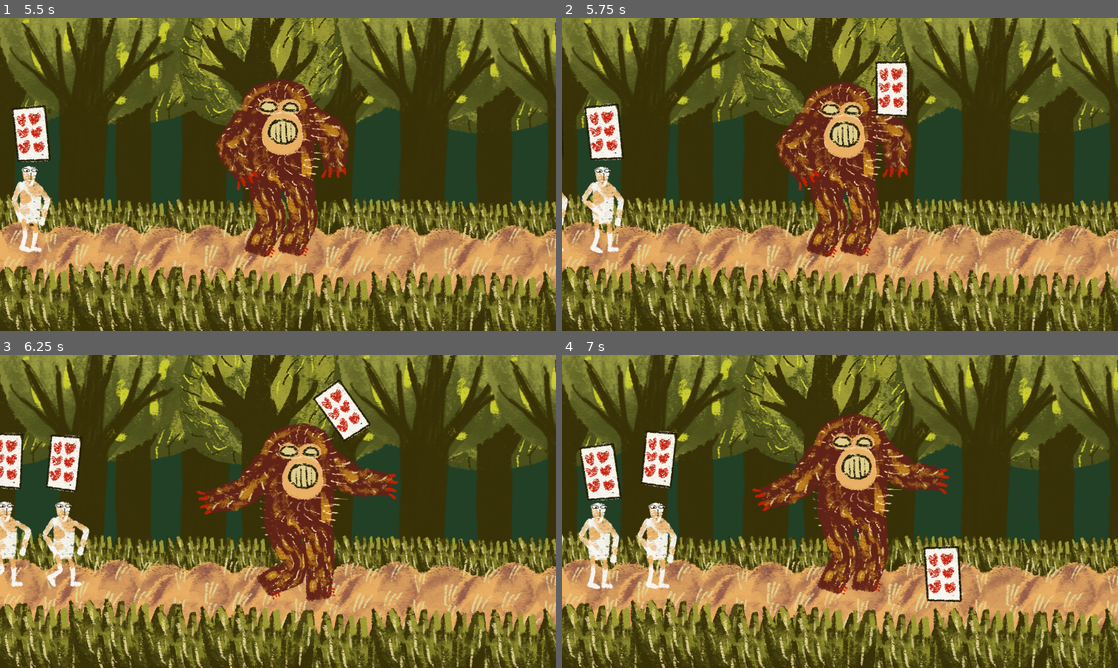
Above: before the commit, frames 1-4 (two rows, left to right).
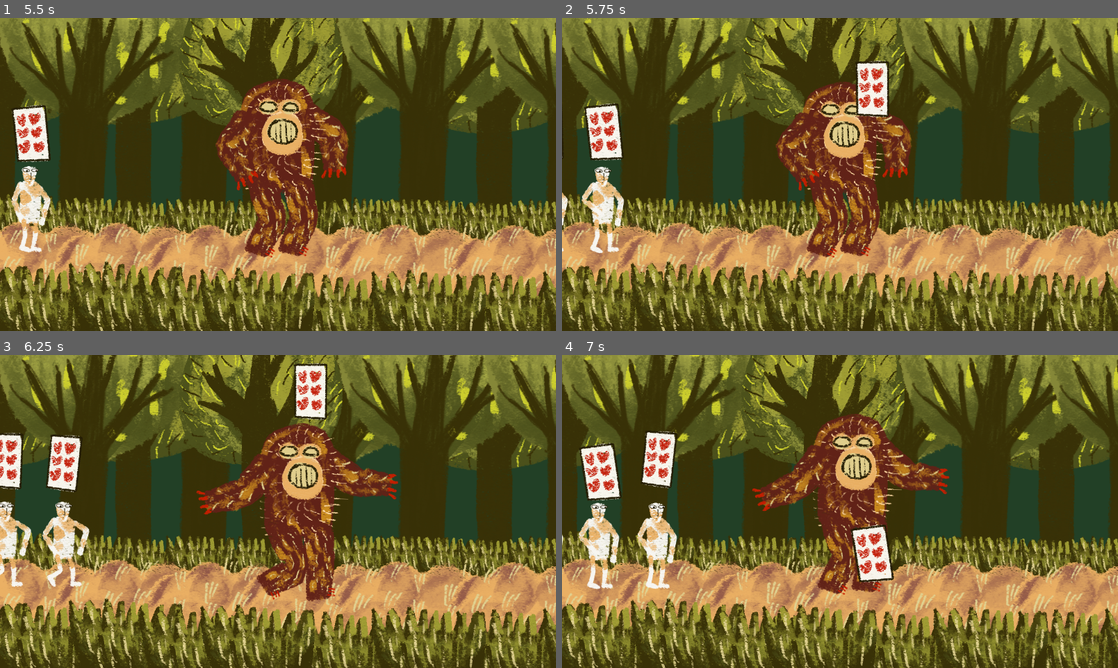
Above: after the commit, the same moments.

Repository: fguillen/The-Forest-Monster-and-the-Cards-Championship
Game: Godot game, scene res://testing/forest.tscn
The game is run twice, just before and just after one commit, with the same random seed, the same clock (stepped at 60 frames per second) and the same inputs.
Inputs:
- Up to frame 1 (5.5 s): tap Enter (ui_accept) at 0.5, 0.77, 1.52, 3.02, 3.77, 4.52 s; hold Right (ui_right) 0.53-1.28 s; hold Down (ui_down) 1.28-2.03 s; hold Right (ui_right) 2.03-2.78 s; hold Up (ui_up) 2.78-3.53 s; hold Left (ui_left) 3.53-5.03 s; hold Down (ui_down) from 5.03 s (still down)
- Up to frame 2 (5.75 s): keep holding Down (ui_down)
- Up to frame 3 (6.25 s): release Down (ui_down) at 5.78 s; hold Right (ui_right) from 5.78 s (still down); tap Enter (ui_accept) at 6.02 s
- Up to frame 4 (7 s): release Right (ui_right) at 6.53 s; hold Up (ui_up) from 6.53 s (still down); tap Enter (ui_accept) at 6.77 s

Frame 1 is identical in both runs. In frame 2, 1.5% of the frame differs, in the area x 52-63%, y 13-32%; in frame 3, 1.9%; in frame 4, 2.3%, in the area x 51-72%, y 54-80%.

Commit message:
Monster pick up Cards

Diff:
--- a/actors/card.gd
+++ b/actors/card.gd
@@ -1,9 +1,21 @@
+class_name Card
 extends RigidBody2D
 
 @export var jump_force := 100.0
+var code = "Card01"
+
 
 func jump():
 	call_deferred("_jump_deferred")
+
+
+func pick():
+	call_deferred("_pick_deferred")
+
+
+func _pick_deferred():
+	Global.pick_card(self)
+	queue_free()
 
 
 func _jump_deferred():
--- a/actors/card.tscn
+++ b/actors/card.tscn
@@ -94,6 +94,8 @@
 [node name="Card" type="RigidBody2D"]
 light_mask = 4
 visibility_layer = 32
+collision_layer = 4
+collision_mask = 32
 freeze = true
 script = ExtResource("1_d4c3w")
 jump_force = 600.0
@@ -103,6 +105,8 @@
 texture = ExtResource("1_fc2g2")
 
 [node name="CollisionShape2D" type="CollisionShape2D" parent="."]
+light_mask = 4
+visibility_layer = 32
 position = Vector2(-0.5, 2.5)
 shape = SubResource("RectangleShape2D_gnr57")
 
--- a/actors/monster_riggid_3.gd
+++ b/actors/monster_riggid_3.gd
@@ -66,3 +66,8 @@
 func _on_scare_area_2d_body_entered(body):
 	if body is Paseant:
 		body.scare()
+
+
+func _on_pick_area_2d_body_entered(body):
+	if body is Card:
+		body.pick()
--- a/actors/monster_riggid_3.tscn
+++ b/actors/monster_riggid_3.tscn
@@ -170,6 +170,18 @@
 "update": 1,
 "values": [false]
 }
+tracks/7/type = "value"
+tracks/7/imported = false
+tracks/7/enabled = true
+tracks/7/path = NodePath("PickArea2D:monitoring")
+tracks/7/interp = 1
+tracks/7/loop_wrap = true
+tracks/7/keys = {
+"times": PackedFloat32Array(0),
+"transitions": PackedFloat32Array(1),
+"update": 1,
+"values": [true]
+}
 
 [sub_resource type="Animation" id="Animation_mur5k"]
 resource_name = "idle"
@@ -298,6 +310,18 @@
 "transitions": PackedFloat32Array(1, 1, 1),
 "update": 1,
 "values": [false, true, false]
+}
+tracks/4/type = "value"
+tracks/4/imported = false
+tracks/4/enabled = true
+tracks/4/path = NodePath("PickArea2D:monitoring")
+tracks/4/interp = 1
+tracks/4/loop_wrap = true
+tracks/4/keys = {
+"times": PackedFloat32Array(0, 4),
+"transitions": PackedFloat32Array(1, 1),
+"update": 1,
+"values": [false, true]
 }
 
 [sub_resource type="Animation" id="Animation_pnurs"]
@@ -394,6 +418,9 @@
 [sub_resource type="RectangleShape2D" id="RectangleShape2D_xrp1w"]
 size = Vector2(927, 423.5)
 
+[sub_resource type="RectangleShape2D" id="RectangleShape2D_n2dr5"]
+size = Vector2(172.5, 128)
+
 [node name="MonsterRiggid3" type="CharacterBody2D"]
 collision_mask = 0
 script = ExtResource("1_7hx8i")
@@ -595,5 +622,15 @@
 position = Vector2(499.5, 225.75)
 shape = SubResource("RectangleShape2D_xrp1w")
 
+[node name="PickArea2D" type="Area2D" parent="."]
+position = Vector2(405, 379)
+collision_layer = 64
+collision_mask = 4
+
+[node name="CollisionShape2D" type="CollisionShape2D" parent="PickArea2D"]
+position = Vector2(-33.75, -1)
+shape = SubResource("RectangleShape2D_n2dr5")
+
 [connection signal="animation_finished" from="AnimationPlayer" to="." method="_on_animation_player_animation_finished"]
 [connection signal="body_entered" from="ScareArea2D" to="." method="_on_scare_area_2d_body_entered"]
+[connection signal="body_entered" from="PickArea2D" to="." method="_on_pick_area_2d_body_entered"]
--- /dev/null
+++ b/autoloads/global.gd
@@ -0,0 +1,7 @@
+extends Node
+
+var cards = []
+
+func pick_card(card: Card):
+	print("Global.pick_card: ", card.code)
+	cards.append(card)
--- a/project.godot
+++ b/project.godot
@@ -15,10 +15,15 @@
 config/features=PackedStringArray("4.0", "GL Compatibility")
 config/icon="res://icon.svg"
 
+[autoload]
+
+Global="*res://autoloads/global.gd"
+
 [display]
 
 window/size/viewport_width=1280
 window/size/viewport_height=720
+window/stretch/mode="viewport"
 
 [editor]
 
@@ -32,11 +37,14 @@
 2d_render/layer_4="monster_scare"
 2d_render/layer_5="monster_surprise"
 2d_render/layer_6="terrain"
+2d_render/layer_7="monster_pick"
 2d_physics/layer_1="monster"
 2d_physics/layer_2="paseant"
 2d_physics/layer_3="card"
 2d_physics/layer_4="monster_scare_area"
 2d_physics/layer_5="monster_surprise_area"
+2d_physics/layer_6="terrain"
+2d_physics/layer_7="monster_pick"
 
 [rendering]
 
--- a/testing/forest.tscn
+++ b/testing/forest.tscn
@@ -304,6 +304,8 @@
 position = Vector2(-704, 171)
 
 [node name="Ground" type="StaticBody2D" parent="."]
+collision_layer = 32
+collision_mask = 0
 
 [node name="CollisionShape2D" type="CollisionShape2D" parent="Ground"]
 position = Vector2(497.5, 498)
--- a/testing/scene_test_monster_and_paseant.tscn
+++ b/testing/scene_test_monster_and_paseant.tscn
@@ -1,7 +1,10 @@
-[gd_scene load_steps=3 format=3 uid="uid://dd8jx8wdkq2ov"]
+[gd_scene load_steps=4 format=3 uid="uid://dd8jx8wdkq2ov"]
 
 [ext_resource type="PackedScene" uid="uid://bp1g6f2qxumcn" path="res://actors/monster_riggid_3.tscn" id="1_lpnjs"]
 [ext_resource type="PackedScene" uid="uid://bol8dpj3j7s0x" path="res://actors/paseant.tscn" id="2_84sdc"]
+
+[sub_resource type="RectangleShape2D" id="RectangleShape2D_33uwd"]
+size = Vector2(1001, 55)
 
 [node name="SceneTest_MonsterAndPaseant" type="Node2D"]
 
@@ -10,3 +13,13 @@
 [node name="Paseant" parent="MonsterRiggid3" instance=ExtResource("2_84sdc")]
 position = Vector2(436, 196)
 speed = 0
+
+[node name="Ground" type="StaticBody2D" parent="."]
+visibility_layer = 0
+position = Vector2(313, 478)
+collision_layer = 32
+collision_mask = 0
+
+[node name="CollisionShape2D" type="CollisionShape2D" parent="Ground"]
+position = Vector2(185.5, 17.5)
+shape = SubResource("RectangleShape2D_33uwd")
Not shown: 1 places in actors/monster_riggid_3.tscn that only renumber resources
